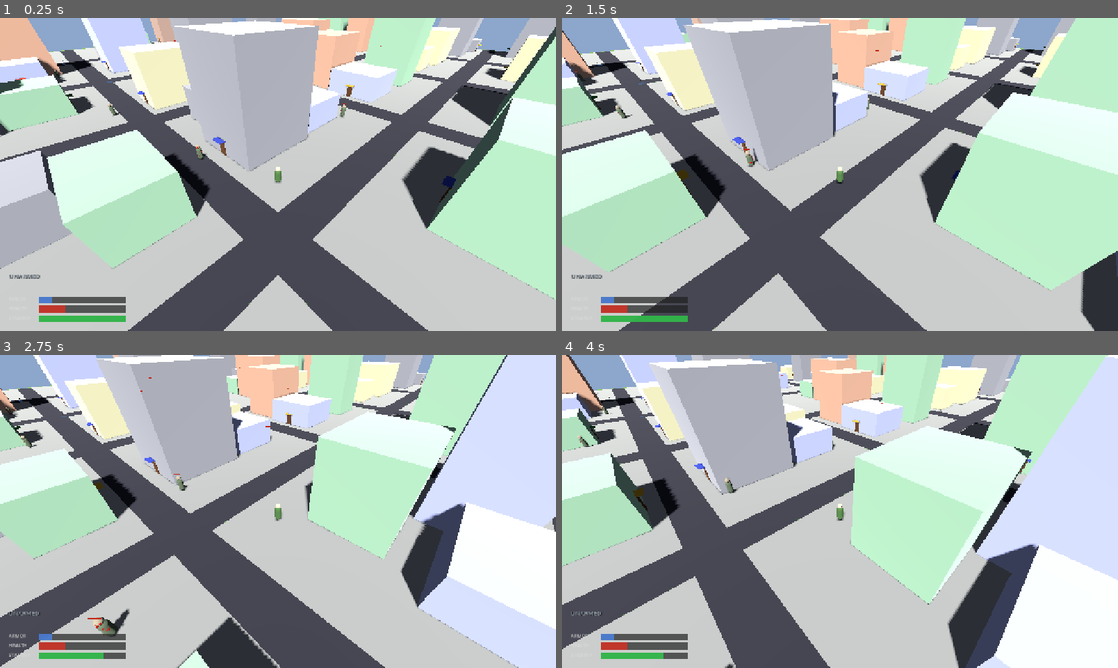
Above: before the commit, frames 1-4 (two rows, left to right).
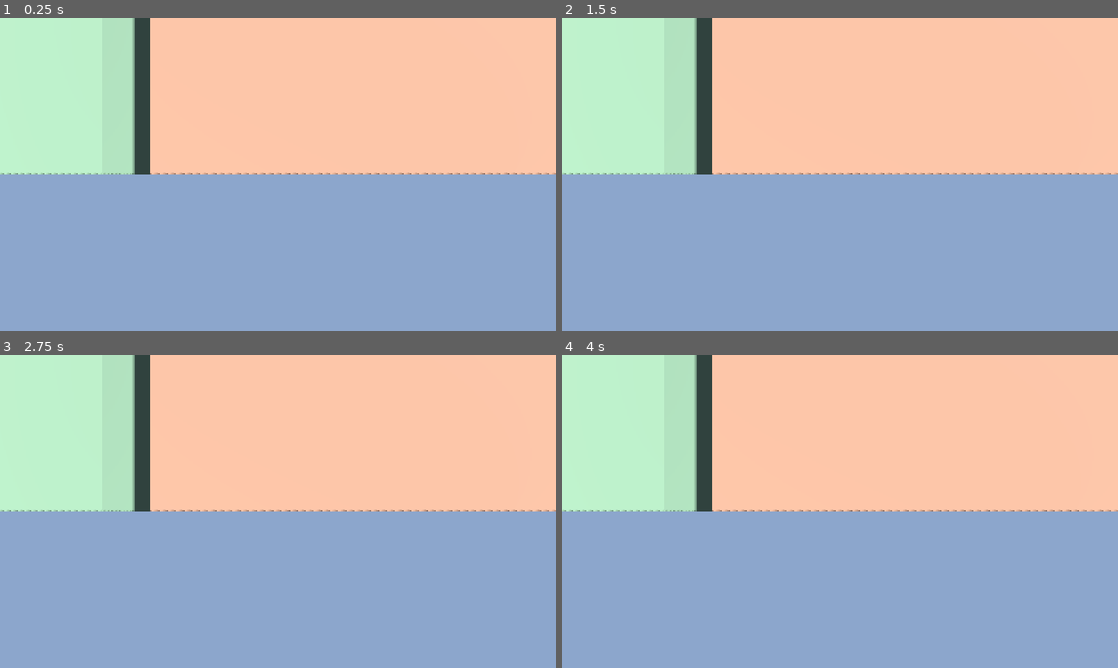
Above: after the commit, the same moments.

Repository: shaoqian2001/vibe-zombie
Game: Godot game, scene res://scenes/Main.tscn
Same seed, same stepped clock (60 frames per second), same inputs: the game is played once before the commit and once after it.
Inputs (mouse positions are in pixels of both pictures, inside the frame that each line leads up to):
- Up to frame 1 (0.25 s): no input
- Up to frame 2 (1.5 s): move the mouse to (962, 158) at 0.52 s; hold D (move_right) 0.53-1.28 s; hold F (interact) 0.53-1.28 s; move the mouse to (728, 190) at 1.27 s; hold S (move_backward) from 1.28 s (still down); click (728, 190) at 1.35 s
- Up to frame 3 (2.75 s): move the mouse to (333, 442) at 2.02 s; release S (move_backward) at 2.03 s; hold D (move_right) from 2.03 s (still down); hold Shift (sprint) from 2.03 s (still down)
- Up to frame 4 (4 s): move the mouse to (812, 574) at 2.77 s; release D (move_right) at 2.78 s; release Shift (sprint) at 2.78 s; hold W (move_forward) 2.78-3.53 s; tap 1 (weapon_1) at 2.85 s; move the mouse to (1006, 558) at 3.52 s; hold A (move_left) from 3.53 s (still down); hold 2 (weapon_2) from 3.53 s (still down)

The runs differ from the first frame. In frame 1, 97% of the frame differs, in the area x 0-100%, y 0-100%; in frame 2, 97%; in frame 3, 97%; in frame 4, 97%.
Error after the commit: Parse Error: Cannot infer the type of "building_count" variable because the value doesn't have a set type. (res://scripts/main.gd:405)

Commit message:
feat: add mission system with package pickup/delivery and game over screens
- Player spawns near map rim (8 edge/corner positions) instead of inner corners
- Random pickup building (blue marker) and delivery building (yellow marker)
- Package pickup/delivery via proximity triggers near building entrances
- Floating animated markers above mission buildings (bob + rotate)
- Mission objective text at top of screen updates on pickup
- Mission Complete screen with Play Again / Exit buttons
- Game Over screen with Restart / Exit buttons on player death
- Player has 100 HP with take_damage() method and died signal
- Enemy attacks route through player.take_damage() for proper death handling
- Increased zombie count to 50 base + 8 extra near each mission building
- HUD health bar starts at 100%
- All changes applied cleanly on top of current main (preserves weapons,
  mouse look, building occlusion, game manual, inventory, etc.)

https://claude.ai/code/session_01DtQeNdRRyXf3EUTAWWMr4B

Diff:
--- a/scripts/enemy.gd
+++ b/scripts/enemy.gd
@@ -106,10 +106,8 @@
 	if _player_ref == null or not is_instance_valid(_player_ref):
 		return
 	_attack_timer = ATTACK_COOLDOWN
-	# Deal damage to the player if they have a hud (health system)
-	if _player_ref.hud:
-		var new_health: float = _player_ref.hud.health - ATTACK_DAMAGE
-		_player_ref.hud.set_health(new_health)
+	if _player_ref.has_method("take_damage"):
+		_player_ref.take_damage(ATTACK_DAMAGE)
 
 func _find_player() -> CharacterBody3D:
 	var players := get_tree().get_nodes_in_group("player")
--- a/scripts/hud.gd
+++ b/scripts/hud.gd
@@ -13,7 +13,7 @@
 # Current values (0-100)
 var armor: float = 15.0
 var max_armor: float = 100.0
-var health: float = 30.0
+var health: float = 100.0
 var max_health: float = 100.0
 var stamina: float = 40.0
 var max_stamina: float = 100.0
--- a/scripts/main.gd
+++ b/scripts/main.gd
@@ -1,8 +1,9 @@
 extends Node3D
 
 ## Main scene controller.
-## Wires up the camera → player link, handles player spawn,
-## spawns enemies, sets up the HUD,
+## Manages the mission system: pick up a package from one building, deliver to another.
+## Wires up the camera → player link, handles player spawn near map rim,
+## spawns enemies with density hotspots, sets up the HUD,
 ## and manages seamless building enter / exit transitions.
 ##
 ## Press F near a door to open / close it (works from both sides).
@@ -13,11 +14,16 @@
 const BuildingInterior = preload("res://scripts/building_interior.gd")
 const WeaponPickup = preload("res://scripts/weapon_pickup.gd")
 
-const SPAWN_CANDIDATES := [
-	Vector3( 38.0, 0.5,  38.0),
-	Vector3(-38.0, 0.5,  38.0),
-	Vector3( 38.0, 0.5, -38.0),
-	Vector3(-38.0, 0.5, -38.0),
+# Map rim spawn positions (near edges of the 152×152m map)
+const RIM_SPAWN_CANDIDATES := [
+	Vector3( 70.0, 0.5,  0.0),
+	Vector3(-70.0, 0.5,  0.0),
+	Vector3(  0.0, 0.5,  70.0),
+	Vector3(  0.0, 0.5, -70.0),
+	Vector3( 65.0, 0.5,  65.0),
+	Vector3(-65.0, 0.5,  65.0),
+	Vector3( 65.0, 0.5, -65.0),
+	Vector3(-65.0, 0.5, -65.0),
 ]
 
 const BUILDING_TYPE_NAMES := [
@@ -32,7 +38,8 @@
 const OCCLUDE_ALPHA := 0.25  # transparency when building blocks player view
 
 # Enemy spawning constants (matching world.gd dimensions)
-const ENEMY_COUNT := 25
+const BASE_ENEMY_COUNT := 50
+const HOTSPOT_ENEMY_COUNT := 8  # extra zombies near each mission building
 const ENEMY_BLOCK_SIZE := 26.0
 const ENEMY_ROAD_WIDTH := 4.0
 const ENEMY_CELL_SIZE := ENEMY_BLOCK_SIZE + ENEMY_ROAD_WIDTH
@@ -62,30 +69,58 @@
 var _door_tween: Tween = null           # active door animation tween
 var _occluded_buildings: Array = []     # buildings currently made transparent
 
+# Mission state
+enum MissionState { ACTIVE, COMPLETE, FAILED }
+var _mission_state: int = MissionState.ACTIVE
+var _has_package: bool = false
+var _pickup_building: Dictionary = {}
+var _delivery_building: Dictionary = {}
+var _package_marker: MeshInstance3D = null
+var _delivery_marker: MeshInstance3D = null
+var _package_pickup_area: Area3D = null
+var _package_delivery_area: Area3D = null
+var _objective_label: Label = null
+var _overlay_canvas: CanvasLayer = null
+var _marker_time := 0.0
+
 func _ready() -> void:
 	var rng := RandomNumberGenerator.new()
 	rng.randomize()
-	var spawn_pos: Vector3 = SPAWN_CANDIDATES[rng.randi() % SPAWN_CANDIDATES.size()]
+
+	# Spawn player near map rim
+	var spawn_pos: Vector3 = RIM_SPAWN_CANDIDATES[rng.randi() % RIM_SPAWN_CANDIDATES.size()]
 	player.global_position = spawn_pos
 
 	camera.set_target(player)
 	player.add_to_group("player")
 	_create_ui()
 	_setup_hud()
+
+	await get_tree().process_frame
+
+	# Set up mission (requires buildings to be generated)
+	_setup_mission(rng)
+
 	_spawn_enemies(rng)
 	_spawn_weapon_pickups(rng)
-
-	await get_tree().process_frame
 	_connect_entrance_areas()
 
-func _process(_delta: float) -> void:
+	# Connect player death
+	player.died.connect(_on_player_died)
+
+func _process(delta: float) -> void:
+	if _mission_state != MissionState.ACTIVE:
+		return
 	_update_mouse_look()
 	_update_player_inside()
 	_update_prompt()
 	_update_interior_wall_visibility()
 	_update_building_occlusion()
+	_update_markers(delta)
 
 func _unhandled_input(event: InputEvent) -> void:
+	if _mission_state != MissionState.ACTIVE:
+		return
 	if event.is_action_pressed("game_manual"):
 		_toggle_game_manual()
 		return
@@ -166,18 +201,56 @@
 	var enemy_script := preload("res://scripts/enemy.gd")
 	var total := ENEMY_CELL_SIZE * 5  # NUM_BLOCKS = 5
 	var grid_origin := -total * 0.5
-
-	for i in range(ENEMY_COUNT):
+	var idx := 0
+
+	# Base enemies spread across the map
+	for i in range(BASE_ENEMY_COUNT):
 		var pos := _random_walkable_pos(rng, grid_origin)
-		# Avoid spawning too close to the player
 		if pos.distance_to(player.global_position) < 8.0:
 			pos = _random_walkable_pos(rng, grid_origin)
 
 		var enemy := CharacterBody3D.new()
 		enemy.set_script(enemy_script)
-		enemy.name = "Enemy_%d" % i
+		enemy.name = "Enemy_%d" % idx
 		enemy.global_position = pos
 		add_child(enemy)
+		idx += 1
+
+	# Extra enemies near pickup building
+	if not _pickup_building.is_empty():
+		var pickup_pos: Vector3 = _pickup_building.node.position
+		for i in range(HOTSPOT_ENEMY_COUNT):
+			var pos := Vector3(
+				pickup_pos.x + rng.randf_range(-8.0, 8.0),
+				0.5,
+				pickup_pos.z + rng.randf_range(-8.0, 8.0)
+			)
+			if pos.distance_to(player.global_position) < 6.0:
+				continue
+			var enemy := CharacterBody3D.new()
+			enemy.set_script(enemy_script)
+			enemy.name = "Enemy_%d" % idx
+			enemy.global_position = pos
+			add_child(enemy)
+			idx += 1
+
+	# Extra enemies near delivery building
+	if not _delivery_building.is_empty():
+		var delivery_pos: Vector3 = _delivery_building.node.position
+		for i in range(HOTSPOT_ENEMY_COUNT):
+			var pos := Vector3(
+				delivery_pos.x + rng.randf_range(-8.0, 8.0),
+				0.5,
+				delivery_pos.z + rng.randf_range(-8.0, 8.0)
+			)
+			if pos.distance_to(player.global_position) < 6.0:
+				continue
+			var enemy := CharacterBody3D.new()
+			enemy.set_script(enemy_script)
+			enemy.name = "Enemy_%d" % idx
+			enemy.global_position = pos
+			add_child(enemy)
+			idx += 1
 
 func _random_walkable_pos(rng: RandomNumberGenerator, grid_origin: float) -> Vector3:
 	var block_col := rng.randi_range(0, 4)
@@ -288,6 +361,22 @@
 	_prompt_label.mouse_filter = Control.MOUSE_FILTER_IGNORE
 	canvas.add_child(_prompt_label)
 
+	# Mission objective label (top center)
+	_objective_label = Label.new()
+	_objective_label.horizontal_alignment = HORIZONTAL_ALIGNMENT_CENTER
+	_objective_label.vertical_alignment = VERTICAL_ALIGNMENT_TOP
+	_objective_label.add_theme_font_size_override("font_size", 18)
+	_objective_label.add_theme_color_override("font_color", Color(1, 1, 0.7))
+	_objective_label.add_theme_color_override("font_shadow_color", Color(0, 0, 0, 0.9))
+	_objective_label.add_theme_constant_override("shadow_offset_x", 1)
+	_objective_label.add_theme_constant_override("shadow_offset_y", 1)
+	_objective_label.anchor_left = 0.1
+	_objective_label.anchor_top = 0.02
+	_objective_label.anchor_right = 0.9
+	_objective_label.anchor_bottom = 0.1
+	_objective_label.mouse_filter = Control.MOUSE_FILTER_IGNORE
+	canvas.add_child(_objective_label)
+
 func _update_prompt() -> void:
 	if _prompt_label == null:
 		return
@@ -309,6 +398,188 @@
 		_prompt_label.visible = false
 
 # ------------------------------------------------------------------
+# Mission setup
+# ------------------------------------------------------------------
+
+func _setup_mission(rng: RandomNumberGenerator) -> void:
+	var building_count := world.buildings.size()
+	if building_count < 2:
+		return
+
+	var pickup_idx := rng.randi() % building_count
+	var delivery_idx := rng.randi() % building_count
+	while delivery_idx == pickup_idx:
+		delivery_idx = rng.randi() % building_count
+
+	_pickup_building = world.buildings[pickup_idx]
+	_delivery_building = world.buildings[delivery_idx]
+
+	# Create package pickup area (near the entrance of the pickup building)
+	_package_pickup_area = _create_mission_area(_pickup_building.entrance_pos)
+	_package_pickup_area.body_entered.connect(func(body: Node3D) -> void:
+		if body == player and not _has_package and _mission_state == MissionState.ACTIVE:
+			_pick_up_package()
+	)
+
+	# Create delivery area (near the entrance of the delivery building)
+	_package_delivery_area = _create_mission_area(_delivery_building.entrance_pos)
+	_package_delivery_area.body_entered.connect(func(body: Node3D) -> void:
+		if body == player and _has_package and _mission_state == MissionState.ACTIVE:
+			_deliver_package()
+	)
+
+	# Create 3D markers above mission buildings
+	_package_marker = _create_building_marker(_pickup_building, Color(0.2, 0.8, 1.0))
+	_delivery_marker = _create_building_marker(_delivery_building, Color(1.0, 0.8, 0.1))
+	_delivery_marker.visible = false  # hidden until package is picked up
+
+	_update_objective_text()
+
+func _create_mission_area(entrance_pos: Vector3) -> Area3D:
+	var area := Area3D.new()
+	area.name = "MissionArea"
+	var cs := CollisionShape3D.new()
+	var shp := SphereShape3D.new()
+	shp.radius = 2.5
+	cs.shape = shp
+	area.add_child(cs)
+	area.position = entrance_pos + Vector3(0.0, 1.0, 0.0)
+	add_child(area)
+	return area
+
+func _create_building_marker(binfo: Dictionary, color: Color) -> MeshInstance3D:
+	var building_node: MeshInstance3D = binfo.node
+	var bpos := building_node.position
+	var bh: float = binfo.height
+
+	var mat := StandardMaterial3D.new()
+	mat.albedo_color = Color(color.r, color.g, color.b, 0.85)
+	mat.shading_mode = BaseMaterial3D.SHADING_MODE_UNSHADED
+	mat.transparency = BaseMaterial3D.TRANSPARENCY_ALPHA
+
+	var mesh := PrismMesh.new()
+	mesh.size = Vector3(1.2, 1.8, 1.2)
+	mesh.material = mat
+
+	var mi := MeshInstance3D.new()
+	mi.mesh = mesh
+	mi.position = Vector3(bpos.x, bh + 2.5, bpos.z)
+	mi.rotation_degrees.x = 180  # flip to make diamond shape
+	add_child(mi)
+	return mi
+
+func _pick_up_package() -> void:
+	_has_package = true
+	if _package_marker:
+		_package_marker.queue_free()
+		_package_marker = null
+	if _delivery_marker:
+		_delivery_marker.visible = true
+	_update_objective_text()
+
+func _deliver_package() -> void:
+	_mission_state = MissionState.COMPLETE
+	if _delivery_marker:
+		_delivery_marker.queue_free()
+		_delivery_marker = null
+	_show_mission_complete()
+
+func _on_player_died() -> void:
+	_mission_state = MissionState.FAILED
+	_show_game_over()
+
+func _update_objective_text() -> void:
+	if _objective_label == null:
+		return
+	if not _has_package:
+		var btype: int = _pickup_building.get("type", 0)
+		var type_name: String = BUILDING_TYPE_NAMES[btype] if btype < BUILDING_TYPE_NAMES.size() else "Building"
+		_objective_label.text = "MISSION: Pick up the package from the " + type_name + " (blue marker)"
+	else:
+		var btype: int = _delivery_building.get("type", 0)
+		var type_name: String = BUILDING_TYPE_NAMES[btype] if btype < BUILDING_TYPE_NAMES.size() else "Building"
+		_objective_label.text = "MISSION: Deliver the package to the " + type_name + " (yellow marker)"
+
+func _update_markers(delta: float) -> void:
+	_marker_time += delta * 2.0
+	var bob := sin(_marker_time) * 0.4
+	if _package_marker and is_instance_valid(_package_marker):
+		var bh: float = _pickup_building.height
+		_package_marker.position.y = bh + 2.5 + bob
+		_package_marker.rotation.y += delta * 1.5
+	if _delivery_marker and is_instance_valid(_delivery_marker) and _delivery_marker.visible:
+		var bh: float = _delivery_building.height
+		_delivery_marker.position.y = bh + 2.5 + bob
+		_delivery_marker.rotation.y += delta * 1.5
+
+# ------------------------------------------------------------------
+# Mission Complete / Game Over overlay
+# ------------------------------------------------------------------
+
+func _show_mission_complete() -> void:
+	_create_overlay("MISSION COMPLETE!", Color(0.1, 0.6, 0.15), true)
+	if _objective_label:
+		_objective_label.text = "Package delivered successfully!"
+
+func _show_game_over() -> void:
+	_create_overlay("YOU DIED", Color(0.7, 0.1, 0.05), true)
+	if _objective_label:
+		_objective_label.text = ""
+
+func _create_overlay(title_text: String, title_color: Color, _show_buttons: bool) -> void:
+	_overlay_canvas = CanvasLayer.new()
+	_overlay_canvas.name = "OverlayUI"
+	_overlay_canvas.layer = 10
+	add_child(_overlay_canvas)
+
+	var bg := ColorRect.new()
+	bg.color = Color(0, 0, 0, 0.7)
+	bg.set_anchors_preset(Control.PRESET_FULL_RECT)
+	_overlay_canvas.add_child(bg)
+
+	var vbox := VBoxContainer.new()
+	vbox.set_anchors_preset(Control.PRESET_CENTER)
+	vbox.anchor_left = 0.2
+	vbox.anchor_right = 0.8
+	vbox.anchor_top = 0.25
+	vbox.anchor_bottom = 0.75
+	vbox.offset_left = 0
+	vbox.offset_right = 0
+	vbox.offset_top = 0
+	vbox.offset_bottom = 0
+	vbox.alignment = BoxContainer.ALIGNMENT_CENTER
+	vbox.add_theme_constant_override("separation", 30)
+	_overlay_canvas.add_child(vbox)
+
+	var title := Label.new()
+	title.text = title_text
+	title.horizontal_alignment = HORIZONTAL_ALIGNMENT_CENTER
+	title.add_theme_font_size_override("font_size", 64)
+	title.add_theme_color_override("font_color", title_color)
+	title.add_theme_color_override("font_shadow_color", Color(0, 0, 0, 1))
+	title.add_theme_constant_override("shadow_offset_x", 3)
+	title.add_theme_constant_override("shadow_offset_y", 3)
+	vbox.add_child(title)
+
+	var restart_btn := Button.new()
+	restart_btn.text = "Restart" if _mission_state == MissionState.FAILED else "Play Again"
+	restart_btn.custom_minimum_size = Vector2(200, 50)
+	restart_btn.add_theme_font_size_override("font_size", 24)
+	restart_btn.pressed.connect(func() -> void:
+		get_tree().reload_current_scene()
+	)
+	vbox.add_child(restart_btn)
+
+	var exit_btn := Button.new()
+	exit_btn.text = "Exit Game"
+	exit_btn.custom_minimum_size = Vector2(200, 50)
+	exit_btn.add_theme_font_size_override("font_size", 24)
+	exit_btn.pressed.connect(func() -> void:
+		get_tree().quit()
+	)
+	vbox.add_child(exit_btn)
+
+# ------------------------------------------------------------------
 # Mouse look — raycast mouse to ground plane, set player facing
 # ------------------------------------------------------------------
 
--- a/scripts/player.gd
+++ b/scripts/player.gd
@@ -12,6 +12,13 @@
 const STAMINA_DRAIN := 15.0
 const STAMINA_RECOVER := 10.0
 const STAMINA_RECOVER_DELAY := 2.0
+
+# Health
+const HEALTH_MAX := 100.0
+var health: float = HEALTH_MAX
+var is_dead: bool = false
+
+signal died
 
 var stamina: float = STAMINA_MAX
 var _sprint_cooldown: float = 0.0
@@ -59,6 +66,8 @@
 	_build_aim_line()
 
 func _physics_process(delta: float) -> void:
+	if is_dead:
+		return
 	_apply_gravity(delta)
 	var move_dir := _get_world_movement_direction()
 	_update_sprint(move_dir, delta)
@@ -69,6 +78,17 @@
 	_update_gun(delta)
 	_update_aim_line()
 	_sync_hud()
+
+func take_damage(amount: float) -> void:
+	if is_dead:
+		return
+	health = max(health - amount, 0.0)
+	if hud:
+		hud.set_health(health / HEALTH_MAX * 100.0)
+	if health <= 0.0:
+		is_dead = true
+		velocity = Vector3.ZERO
+		died.emit()
 
 func _input(event: InputEvent) -> void:
 	if event.is_action_pressed("weapon_1"):
